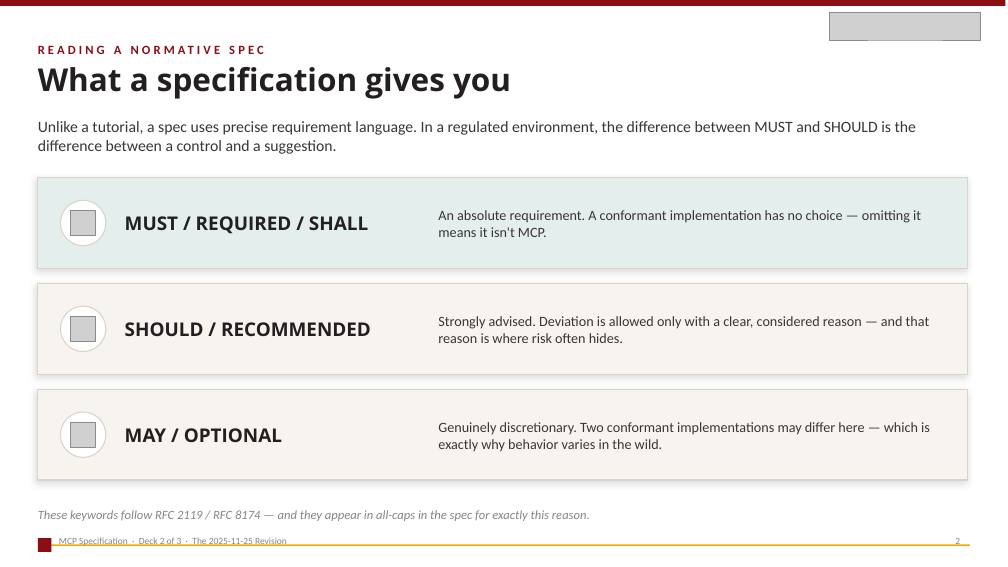
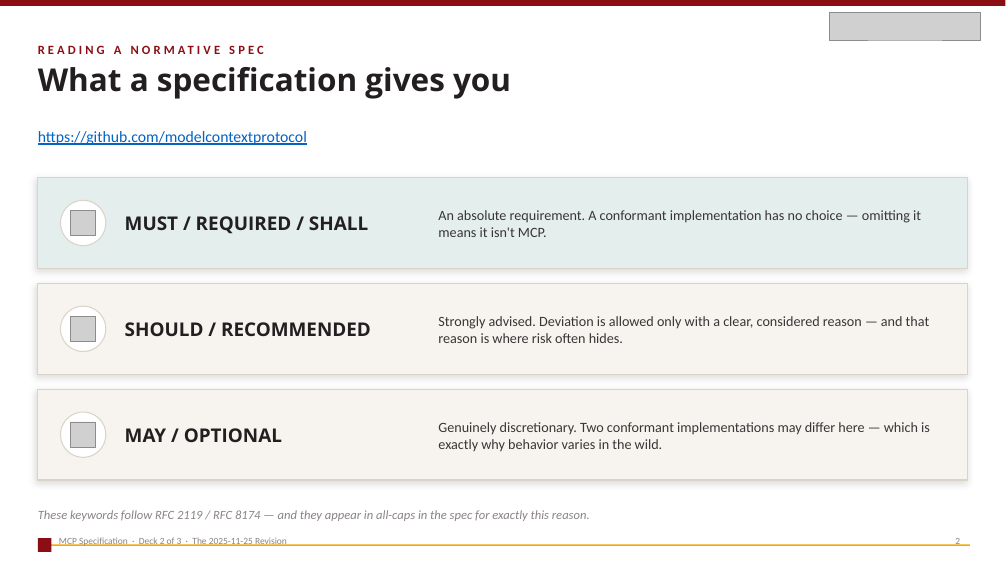
Before and after one commit to Jamie-Jaworski/ai-training, a slide deck: slide 2 of track2/session3/MCP_Deck2_Specification.pptx. Drawn at 1008x567 pixels with LibreOffice and Linux fonts; fonts in the diff are those of the drawing; grey boxes stand for pictures. Boxes give left, top, right and bottom in pixels: in the first picture for what was removed or moved away, otherwise in the second. Text is boxed around its words. In the diff, an @@ line names an element or a change of style, - is before the commit and + after.

```diff
--- a/track2/session3/MCP_Deck2_Specification.pptx
+++ b/track2/session3/MCP_Deck2_Specification.pptx
@@ text at <box>38,131,307,145</box>: text changed; text colour #3A3536 to #0563C1 @@
-Unlike a tutorial, a spec uses precise requirement language. In a regulated environment, the difference between MUST and SHOULD is the difference between a control and a suggestion.
+https://github.com/modelcontextprotocol
```
Also in this commit, not shown: 3 other files.
